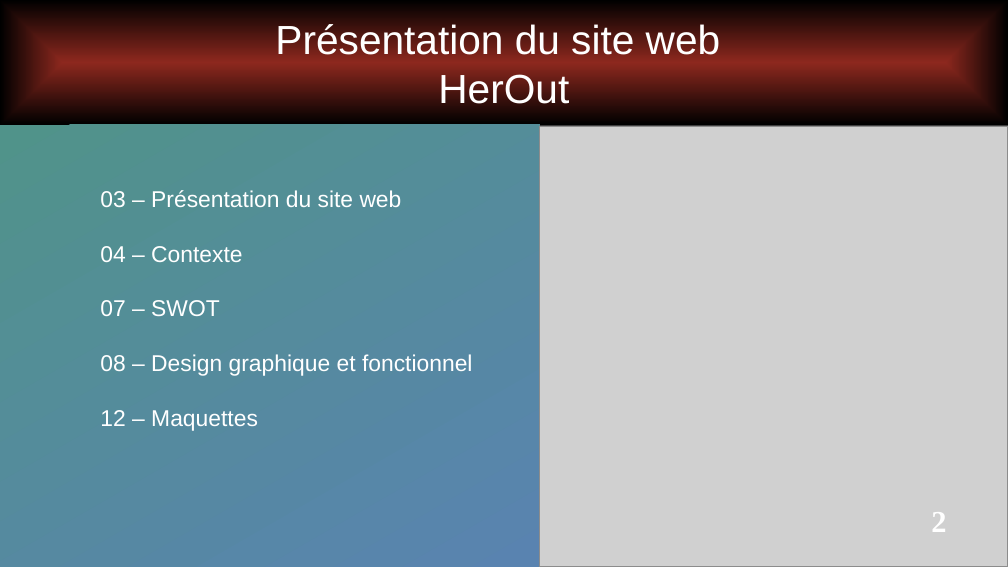
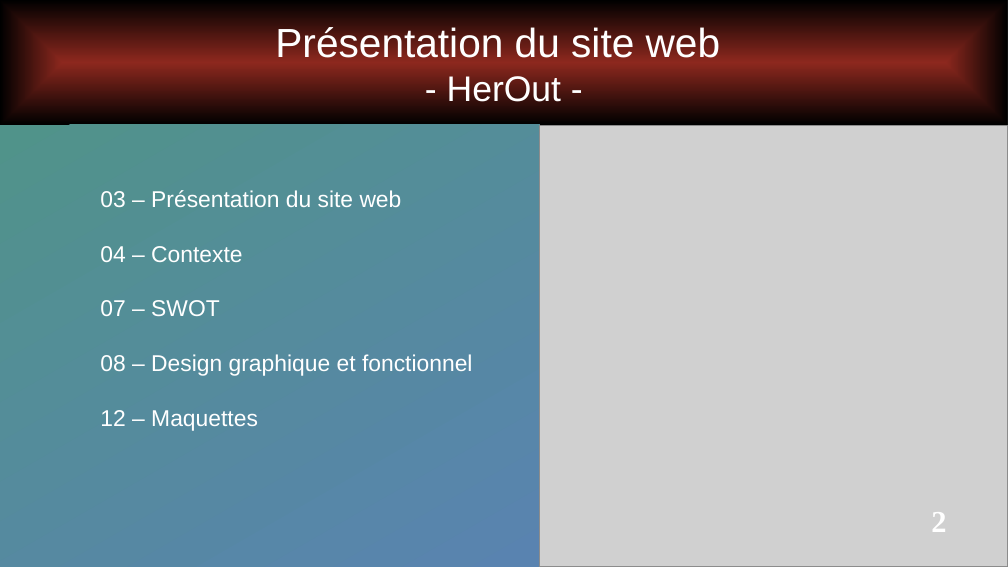
Before and after one commit to Arb4n/ADRAR-Repo-P3-2307, a slide deck: slide 2 of 230726OralProjetUMLMaquette/MeinProjekt_CDC.pptx. Drawn at 1008x567 pixels with LibreOffice and Linux fonts; fonts in the diff are those of the drawing; grey boxes stand for pictures; background and template pictures are left out; a plain dark background stands for a picture behind light text. Boxes give left, top, right and bottom in pixels: in the first picture for what was removed or moved away, otherwise in the second. Text is boxed around its words. In the diff, an @@ line names an element or a change of style, - is before the commit and + after.

```diff
--- a/230726OralProjetUMLMaquette/MeinProjekt_CDC.pptx
+++ b/230726OralProjetUMLMaquette/MeinProjekt_CDC.pptx
@@ rectangle "Présentation du site web - ..." at [0, 0, 1008, 125]: title to rectangle @@
@@ text in rectangle at [275, 25, 721, 108]: text changed @@
-Présentation du site web
-HerOut
+Présentation du site web
+- HerOut -
```
Also in this commit, not shown: 9 other slides changed, 4 slides added, 3 slides removed, 1 other file.
